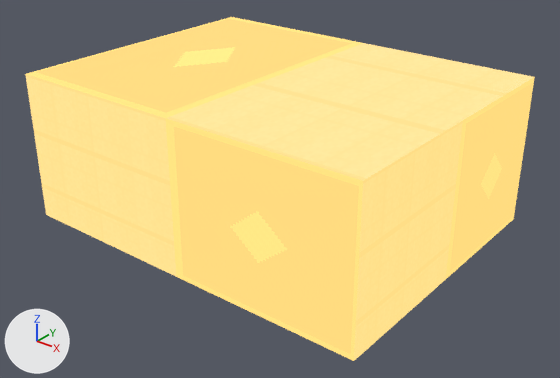
Renders of the glTF model packs/neon-covenant/level.gltf from each side of a commit.
One viewpoint serves both versions: a 50 mm lens placed at (313.0, -348.0, 201.0), pointed at (78.0, -55.0, 19.0). The axes (+X, +Y, +Z) are drawn at lower left. The lights are the same throughout. The picture after the commit comes second. Objects named as collision shapes, trigger or cutter boxes, shadow casters or lower levels of detail are left out. Vertices at exactly the same position are counted once.

The first picture shows 'SCENE_GRID'.
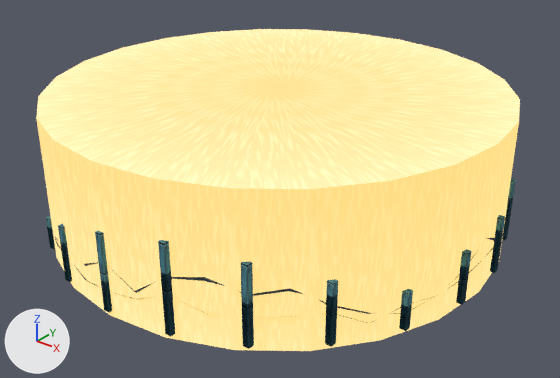
Changed parts and their boxes [x1, y1, x2, y2] in the pictures (560 x 378 px):
'SCENE_GRID', reshaped: before [25, 17, 535, 361]; after [36, 29, 520, 351]
part 1 of me_mesh_0, rebuilt (6% shorter): before [25, 17, 535, 361]; after [36, 29, 520, 351]
part 2 of me_mesh_0, added (mostly hidden): after [46, 178, 516, 349]

The change, as a diff of the scene's bpy script:
```diff
--- a/packs/neon-covenant/level.gltf.py
+++ b/packs/neon-covenant/level.gltf.py
@@ me_mesh_0 @@
 # used by ob_scene_grid; location = (0.0, 0.0, 0.0)
-me_mesh_0.from_pydata(...)  # 5327 vertices, 3960 faces; spans x -32.0..176.0, y -128.0..32.0, z -3.0..79.0
+me_mesh_0.from_pydata(...)  # 3876 vertices, 4394 faces; spans x -50.0..194.0, y -171.0..75.0, z -3.0..73.0
+# me_mesh_0 part 1: the loose piece of 8 vertices spanning x -32.0..176.0, y -128.0..32.0, z -3.0..79.0 is rebuilt with 49 vertices and now spans x -49.0..193.0, y -169.0..73.0, z -3.0..73.0
+# me_mesh_0 part 2: 738 vertices added at x -50.0..194.0, y -171.0..75.0, z -2.0..52.0
+# other edits to the shape of me_mesh_0 do not show in these pictures
 me_mesh_0.materials.append(mat_material_0)
```
